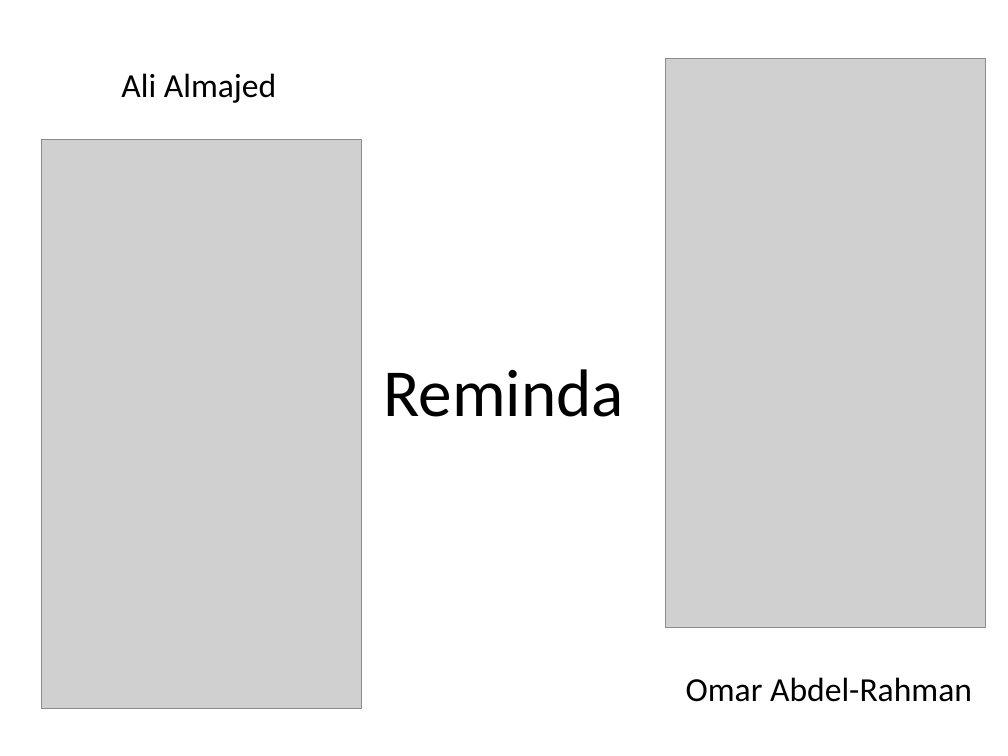
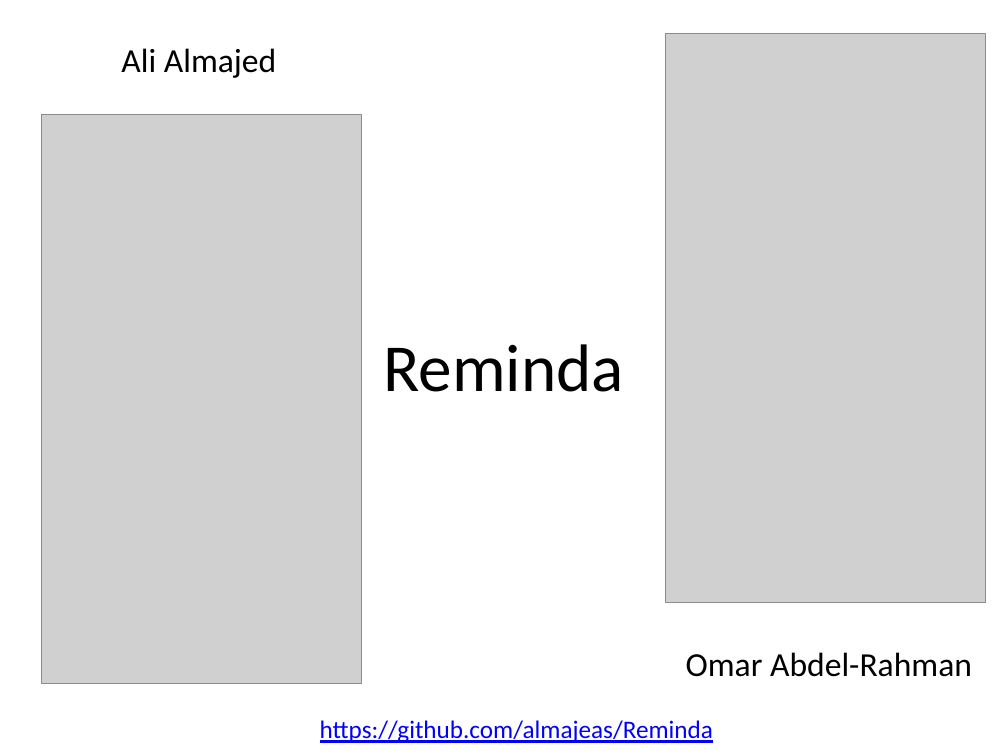
Before and after one commit to almajeas/Reminda, a slide deck: slide 1 of Documents/Presentation.pptx. Drawn at 1008x756 pixels with LibreOffice and Linux fonts; fonts in the diff are those of the drawing; grey boxes stand for pictures. Boxes give left, top, right and bottom in pixels: in the first picture for what was removed or moved away, otherwise in the second. Text is boxed around its words. In the diff, an @@ line names an element or a change of style, - is before the commit and + after.

Commit message:
modified slides

```diff
--- a/Documents/Presentation.pptx
+++ b/Documents/Presentation.pptx
@@ 3 texts, 2 pictures: place and size @@
-3 texts, 2 pictures at (41, 58, 986, 709)
+3 texts, 2 pictures at (41, 33, 986, 683)
@@ text added at (320, 720, 713, 743), 18 pt, text #0000FF, underline @@
+https://github.com/almajeas/Reminda
```
Also in this commit, not shown: 2 other slides changed.
